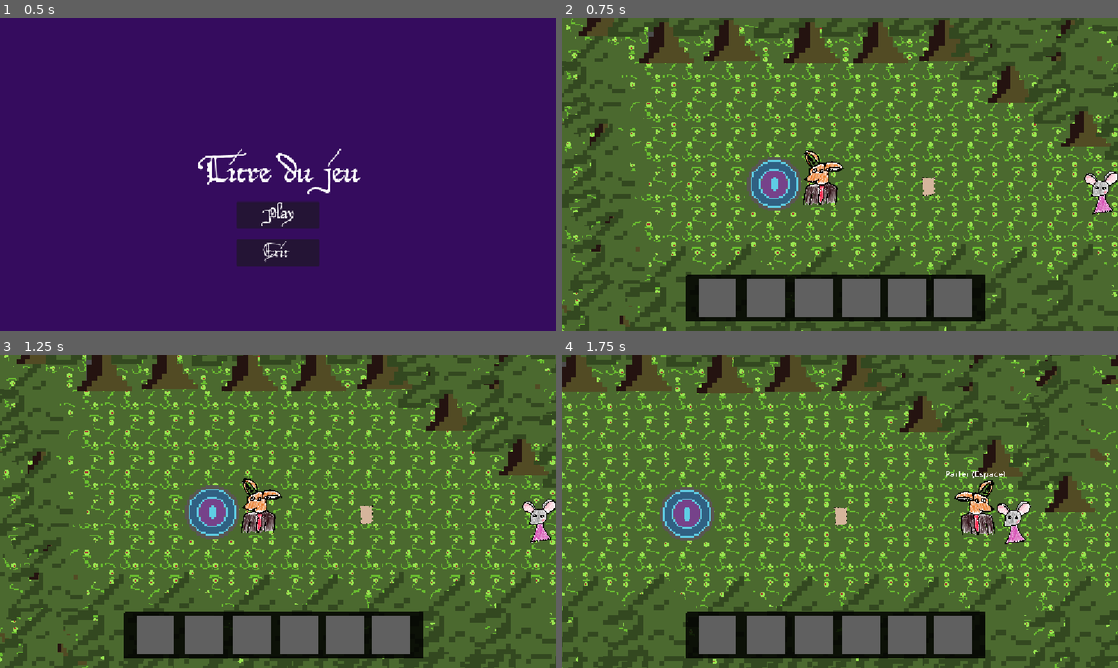
Above: before the commit, frames 1-4 (two rows, left to right).
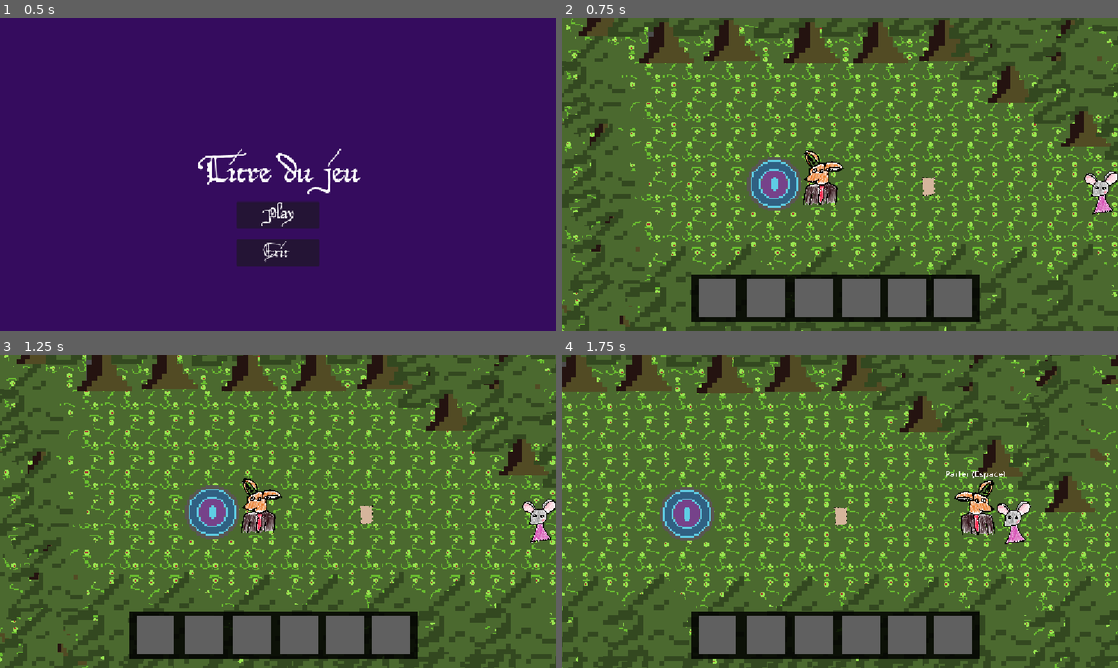
Above: after the commit, the same moments.

Repository: ygrecky/GameJam1
Game: Godot game, scene res://scenes/game_controller.tscn
The game is run twice, just before and just after one commit, with the same random seed, the same clock (stepped at 60 frames per second) and the same inputs.
Inputs (mouse positions are in pixels of both pictures, inside the frame that each line leads up to):
- Up to frame 1 (0.5 s): no input
- Up to frame 2 (0.75 s): click (840, 215) at 0.5 s
- Up to frame 3 (1.25 s): no input
- Up to frame 4 (1.75 s): hold Right (right) from 1.28 s (still down); hold 1 (Slot 1) from 1.28 s (still down)

Frame 1 is identical in both runs. In frame 2, 0.4% of the frame differs, in the area x 22-77%, y 82-98%; in frame 3, 0.4%; in frame 4, 0.4%.

Commit message:
update inventaire texture

Diff:
--- a/scenes/inventaire.tscn
+++ b/scenes/inventaire.tscn
@@ -23,10 +23,10 @@
 
 [node name="Inventaire_texture" type="TextureRect" parent="Control" unique_id=1869920248]
 layout_mode = 0
-offset_left = -428.0
-offset_top = 202.0
-offset_right = 228.0
-offset_bottom = 536.0
+offset_left = -432.0
+offset_top = 187.0
+offset_right = 230.0
+offset_bottom = 558.0
 texture = ExtResource("2_qkhb4")
 expand_mode = 1
 
Binary file changed: assets/inventaire/Inventaire_texture.png
Not shown, changed: .DS_Store
